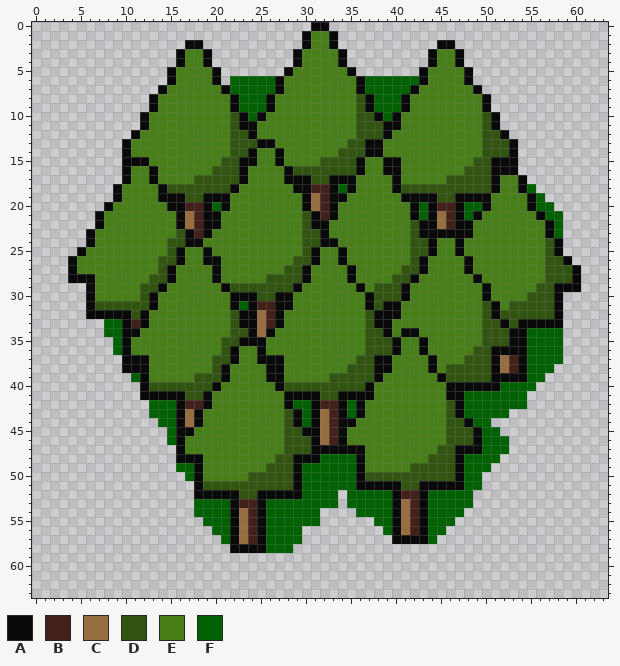
Edited in one commit: pixel-art sprite (public/assets/Tiles/Plains/Woods/sheet01.png). Above is the file before it was changed.
The file is 64x64 pixels. Colours within 5 levels of each other are drawn and written as one.
Palette (. is transparent): A #090909  B #43211b  C #986e40  D #315410  E #497f18  F #006102
Pixels before (only the part around the change), first column x 0:
 0 ...............................AA...............................
 1 ..............................AEEA..............................
 2 .................AA...........AEEA...........AA.................
 3 ................AEEA.........AEEEEA.........AEEA................
 4 ................AEEA.........AEEEEA.........AEEA................
 5 ...............AEEEEA.......AEEEEEEA.......AEEEEA...............
 6 ...............AEEEEA.FFFFFAEEEEEEEEAFFFFFFAEEEEA...............
 7 ..............AEEEEEEAFFFFFAEEEEEEEEAFFFFFAEEEEEEA..............
 8 .............AEEEEEEEEAFFFAEEEEEEEEEDAFFFAEEEEEEEEA.............
 9 .............AEEEEEEEEAFFFAEEEEEEEEEDAFFFAEEEEEEEEA.............
10 ............AEEEEEEEEEDAFAEEEEEEEEEEDDAFAEEEEEEEEEDA............
11 ............AEEEEEEEEEDAAEEEEEEEEEEEDDDAAEEEEEEEEEDA............
12 ...........AEEEEEEEEEEDDAEEEEEEEEEEEDDDAEEEEEEEEEEDDA...........
13 ..........AEEEEEEEEEEEDDDAAEEEEEEEEDDAAEEEEEEEEEEEDDDA..........
14 ..........AEEEEEEEEEEEDDAEEAEEEEEEDDDAAEEEEEEEEEEEDDDA..........
15 ..........AAAEEEEEEEEDDAAEEAEEEEDDDDAEEAAEEEEEEEEDDAAA..........
16 ..........AEEAEEEEEEDDDAEEEEADDDDDDDAEEAAEEEEEEEDDDAAA..........
17 ..........AEEAEEEEDDDDDAEEEEAAADDAAAEEEEAEEEEEDDDDDAEEA.........
18 .........AEEEEADDDDDDDAEEEEEEAABBAFAEEEEADDDDDDDDDDAEEAF........
19 .........AEEEEAAADDAAAEEEEEEEEACBAAEEEEEEAAAADDAAAAEEEEAF.......
20 ........AEEEEEEAABBAFAEEEEEEEEACBAEEEEEEEEAFABBAFFAEEEEAFF......
21 .......AEEEEEEEEACBAAEEEEEEEEEDABAEEEEEEEEAFACBAFAEEEEEEAFF.....
22 .......AEEEEEEEEACBAAEEEEEEEEEDAAEEEEEEEEEDAACBAAEEEEEEEEAF.....
23 ......AEEEEEEEEEDABAEEEEEEEEEEDDAEEEEEEEEEDAAAAAAEEEEEEEEAF.....
24 ......AEEEEEEEEDDAAEEEEEEEEEEEDDAAEEEEEEEEDDAEEAEEEEEEEEEDA.....
25 .....AEEEEEEEEEDAEEAEEEEEEEEEEDAEEAEEEEEEEDDAEEAEEEEEEEEEDA.....
26 ....AEEEEEEEEEDDAEEAAEEEEEEEEDDAEEAEEEEEEEDAEEEEAEEEEEEEEDDA....
27 ....AEEEEEEEEEDAEEEEAEEEEEEEDDAEEEEAEEEEEDDAEEEEAEEEEEEEEDDDA...
28 ....AAAEEEEEEDDAEEEEAEEEEEDDDDAEEEEAEEEEDDAEEEEEEAEEEEEEEDDDA...
29 ......AEEEEEDDAEEEEEEADDDDDDDAEEEEEEAEDDDAEEEEEEEEAEEEEEDDAAA...
30 ......AEEEEEDAEEEEEEEEAAADDAAEEEEEEEEADDDAEEEEEEEEAEEEEDDDA.....
31 ......ADDDDDDAEEEEEEEEAFABBAAEEEEEEEEADAAEEEEEEEEEDAEDDDDDA.....
32 ......AAAAADAEEEEEEEEEDAACBAEEEEEEEEEDAAAEEEEEEEEEDADDDDDDA.....
33 ........FFABAEEEEEEEEEDAACBAEEEEEEEEEDAAEEEEEEEEEEDDADAAAAA.....
34 ........FFAAEEEEEEEEEEDDACAEEEEEEEEEEDDAEAAEEEEEEEDDDAAFFFF.....
35 .........FAEEEEEEEEEEDDAAAEEEEEEEEEEEDDDAEEAEEEEEEDDDAAFFFF.....
36 .........FAEEEEEEEEEEDAEEAEEEEEEEEEEEDDDAEEAEEEEEDDAAAAFFFF.....
37 ..........AAAEEEEEEEDDAEEAAAEEEEEEEEDDAAEEEEAEEEDDDACBAFFFF.....
38 ..........AAAEEEEEEEDAEEEEAAEEEEEEEDDDAAEEEEAEDDDDDACBAFFF......
39 ...........FAEEEEEDDDAEEEEAAEEEEEDDDDDAEEEEEEADDDDDAAAAFF.......
40 ............ADDDDDDDAEEEEEEADDDDDDDDDAEEEEEEEEAAAAAAFFFF........
41 ............AAAAADDAEEEEEEEEAAAADDAAAAEEEEEEEEAAFFFFFFF.........
42 .............FFFABBAEEEEEEEEAFFABBAFAEEEEEEEEEDAFFFFFFF.........
43 .............FFFACAEEEEEEEEEDAFACBAFAEEEEEEEEEDAFFFFF...........
44 ..............FFACAEEEEEEEEEDAFACBAAEEEEEEEEEEDDAFF.............
45 ...............FAAEEEEEEEEEEDDAACBAEEEEEEEEEEEDDDAFF............
46 ...............FAEEEEEEEEEEEDDDACBAEEEEEEEEEEEDDDAFFF...........
47 ................AEEEEEEEEEEEDDDAAAAAAEEEEEEEEDDAAAFFF...........
48 ................AAAEEEEEEEEDDAAAFFFFAEEEEEEEDDDAFFFF............
49 ................FFAEEEEEEEDDDAFFFFFFAEEEEEDDDDDAFFF.............
50 .................FAEEEEEDDDDDAFFFFFFADDDDDDDDDDAFF..............
51 ..................ADDDDDDDDDDAFFFFFFAAAAADDAAAAAFF..............
52 ..................AAAAADDAAAAAFFFF.FFFFFABBAFFFFF...............
53 ..................FFFFABBAFFFFFFFF.FFFFFACBAFFFFF...............
54 ..................FFFFACBAFFFFFF....FFFFACBAFFFF................
New version:
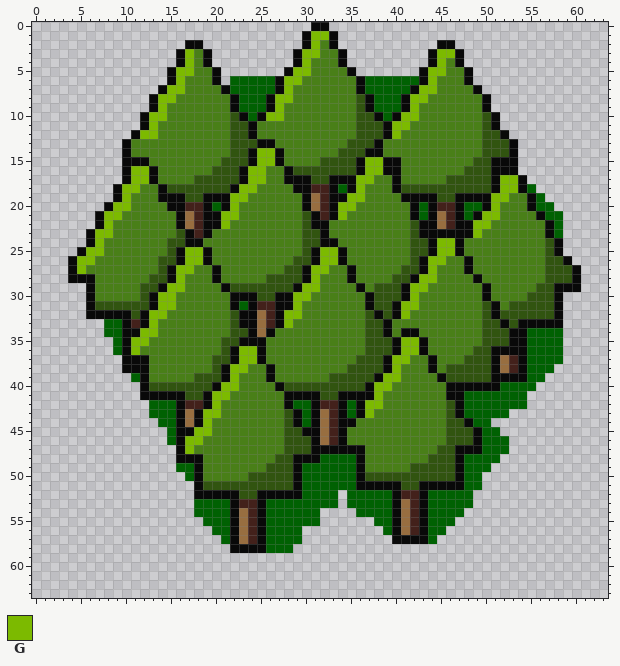
Colours new in this view: G #7cba00
The exact change:
The edit turns colour A into colour D in row 11 at x 23; in row 13 at x 37; in row 15 at x 23; in rows 31 to 32 at x 39; in row 33 at x 38; in rows 37 to 38 at x 38.
The edit turns colour A into colour E in row 26 at x 20; in row 37 at x 26 to 27; in rows 38 to 39 at x 27.
The edit turns colour A into colour G in row 11 at x 40.
The edit turns colour E into colour G in row 1 at x 31 to 32; in row 2 at x 31; in row 3 at x 17, 30 to 31 and 45 to 46; in row 4 at x 17, 30 and 45; in row 5 at x 16 to 17, 29 to 30 and 44 to 45; in row 6 at x 16, 28 to 29 and 44.
The edit turns colour E into colour G in row 7 at x 15 to 16, 28 and 43 to 44; in row 8 at x 14 to 15, 27 to 28 and 42 to 43; in row 9 at x 14, 27 and 42; in row 10 at x 13 to 14, 26 to 27 and 41 to 42; in row 11 at x 13 and 41; in row 12 at x 12 to 13 and 40.
The edit turns colour E into colour G in row 14 at x 25 to 26; in row 15 at x 25 to 26 and 37 to 38; in row 16 at x 11 to 12, 24 to 25 and 37 to 38; in row 17 at x 11 to 12, 24 to 25, 36 to 37 and 52 to 53; in row 18 at x 10 to 11, 23 to 24, 36 and 52 to 53; in row 19 at x 10, 22 to 23, 35 to 36 and 51 to 52.
The edit turns colour E into colour G in row 20 at x 9 to 10, 22, 34 to 35 and 51; in row 21 at x 8 to 9, 21 to 22, 34 and 50 to 51; in row 22 at x 8, 21 and 49 to 50; in row 23 at x 7 to 8 and 49; in row 24 at x 7 and 45 to 46; in row 25 at x 6 to 7, 17 to 18, 32 to 33 and 45 to 46.
The edit turns colour E into colour G in row 26 at x 5 to 6, 17 to 18, 32 to 33 and 44 to 45; in row 27 at x 5, 16 to 17, 31 to 32 and 44; in row 28 at x 16, 31 and 43 to 44; in row 29 at x 15 to 16, 30 to 31 and 42 to 43; in row 30 at x 14 to 15, 29 to 30 and 42; in row 31 at x 14 to 15, 29 and 41 to 42.
The edit turns colour E into colour G in row 32 at x 13 to 14, 28 to 29 and 41; in row 33 at x 13 and 28; in row 34 at x 12 to 13; in row 35 at x 11 to 12 and 41 to 42; in row 36 at x 11, 23 to 24 and 41 to 42; in row 37 at x 23 to 24 and 40 to 41.
The edit turns colour E into colour G in row 38 at x 22 to 23 and 40; in row 39 at x 22 and 39 to 40; in row 40 at x 21 to 22 and 38 to 39; in row 41 at x 20 to 21 and 38; in row 42 at x 20 and 37 to 38; in row 43 at x 19 to 20 and 37.
The edit turns colour E into colour G in row 44 at x 19; in row 45 at x 18 to 19; in row 46 at x 17 to 18; in row 47 at x 17.
Boxes around the changes in both pictures, in picture pixels (x1, y1, x2, y2):
changed: (77, 31, 518, 454)
